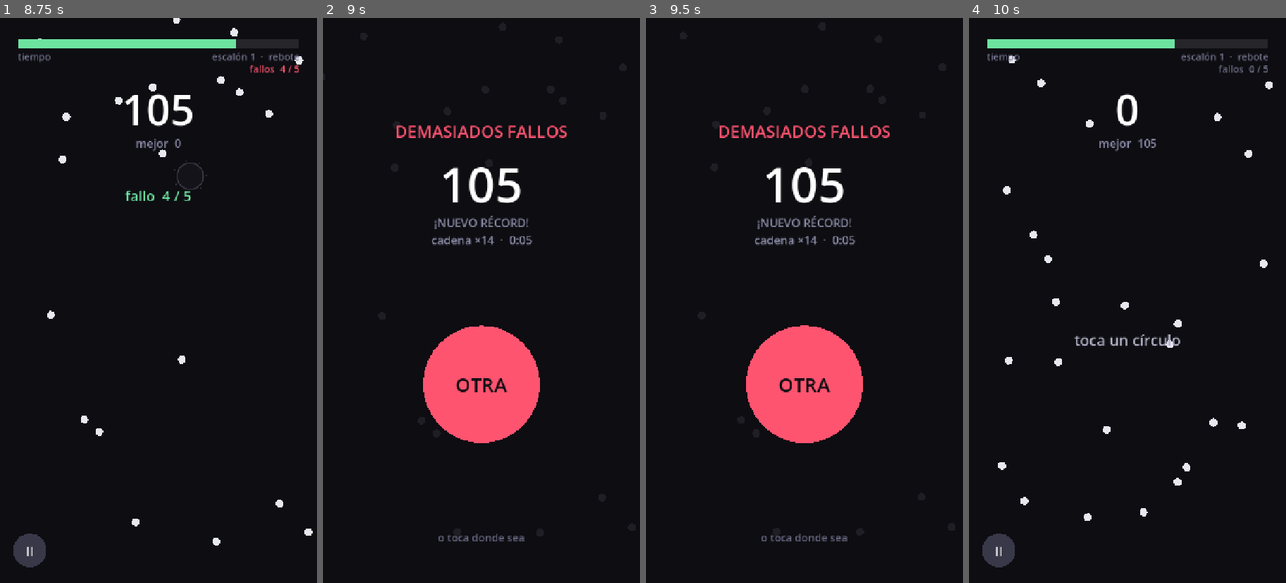
Above: before the commit, frames 1-4 (left to right).
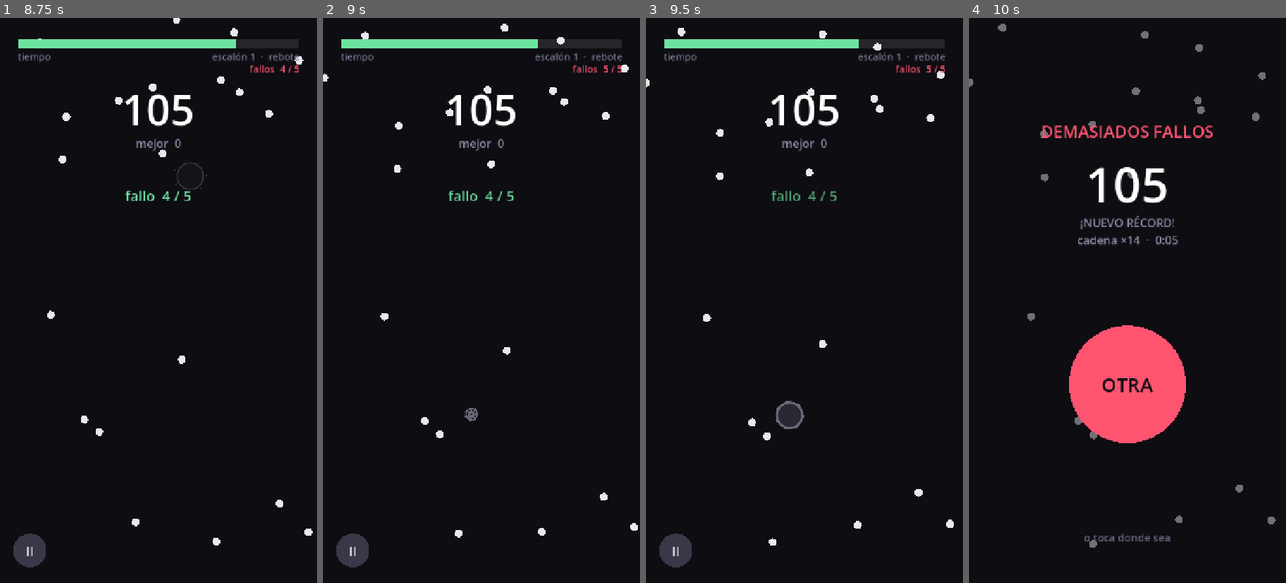
Above: after the commit, the same moments.

Repository: DanyDanny7/yesca
Game: Godot game, scene res://main.tscn
Two runs of this game, one before a commit and one after it. Both use one fixed random seed, a clock stepped at 60 frames per second and the inputs below.
Inputs (mouse positions are in pixels of both pictures, inside the frame that each line leads up to):
- Up to frame 1 (8.75 s): move the mouse to (228, 272) at 0.52 s; click (228, 272) at 0.67 s; move the mouse to (95, 328) at 1.27 s; click (95, 328) at 1.42 s; move the mouse to (190, 176) at 2.02 s; click (190, 176) at 2.17 s; move the mouse to (142, 413) at 2.77 s; click (142, 413) at 2.92 s; move the mouse to (253, 385) at 3.52 s; click (253, 385) at 3.67 s; move the mouse to (63, 215) at 4.27 s; click (63, 215) at 4.42 s; move the mouse to (174, 300) at 5.02 s; click (174, 300) at 5.17 s; move the mouse to (110, 159) at 5.77 s; click (110, 159) at 5.92 s; move the mouse to (228, 272) at 6.52 s; click (228, 272) at 6.67 s; move the mouse to (95, 328) at 7.27 s; click (95, 328) at 7.42 s; move the mouse to (190, 176) at 8.02 s; click (190, 176) at 8.17 s
- Up to frame 2 (9 s): move the mouse to (465, 413) at 8.77 s; click (465, 413) at 8.92 s
- Up to frame 3 (9.5 s): no input
- Up to frame 4 (10 s): move the mouse to (1222, 385) at 9.52 s; click (1222, 385) at 9.67 s

Frame 1 is identical in both runs. In frame 2, 11% of the frame differs, in the area x 0-100%, y 1-98%; in frame 3, 11%; in frame 4, 11%, in the area x 0-97%, y 1-98%.

Commit message:
Tarjeta de objetivo, cámara lenta final, 22 niveles y vibración fuera
Vibración apagada por defecto, y forzada a apagada una vez aunque estuviera
guardada como encendida: no vale dejar encendida una función sospechosa de
tumbar la app solo porque así estaba en la configuración. El interruptor sigue
en la pausa para volver a probarla.

Tarjeta de objetivo antes de cada nivel de campaña, con bioma, número, meta y
pista. El tap que la cierra NO detona: si lo hiciera, el jugador gastaría su
primer toque sin haber mirado el campo. Antes se caía dentro del nivel a
ciegas, y era peor al encadenar niveles tras "SIGUE".

La derrota deja ver el campo: el fondo pasa de 0.92 a 0.55 de opacidad y queda
clavado un anillo donde se falló el toque mortal. El mensaje dice por qué
perdiste, la marca dice dónde.

Cámara lenta de 0.3x durante 0.8s al ganar o perder, antes de la pantalla de
resultado. Es el momento que el jugador quiere entender y a velocidad normal se
lo pierde. La escala de tiempo normal se captura al arrancar en vez de asumir
1.0, o pisaría la del simulador, y el récord se decide al terminar la cámara
lenta porque durante ella la cascada sigue sumando.

La campaña pasa de 8 a 22 niveles en siete biomas ordenados de menos a más
hostil, y se retira el selector de movimiento de la pausa: era un banco de
pruebas y ahora cada regla tiene sus niveles.

Los niveles de vaciar la pantalla se retiran por demasiado duros; Meta.LIMPIAS
sigue implementada para cuando haya un bioma que la haga razonable.

En los niveles de un solo fallo el HUD ponía "fallos 0 / 5", que era mentira.
Ahora pone "sin fallos permitidos".

Co-Authored-By: Claude Opus 5 (1M context) <noreply@anthropic.com>

Diff:
--- a/main.tscn
+++ b/main.tscn
@@ -406,7 +406,7 @@
 anchor_right = 1.0
 anchor_bottom = 1.0
 mouse_filter = 2
-color = Color(0.051, 0.051, 0.071, 0.92)
+color = Color(0.051, 0.051, 0.071, 0.55)
 
 [node name="Title" type="Label" parent="UI/OverScreen"]
 anchor_right = 1.0
@@ -568,77 +568,13 @@
 text = "PAUSA"
 horizontal_alignment = 1
 
-[node name="MovCaption" type="Label" parent="UI/PauseScreen"]
-anchor_right = 1.0
-offset_top = 396.0
-offset_bottom = 430.0
-mouse_filter = 2
-theme_override_colors/font_color = Color(0.5, 0.5, 0.6, 1)
-theme_override_font_sizes/font_size = 24
-text = "movimiento de los círculos"
-horizontal_alignment = 1
-
-[node name="MovPrev" type="Control" parent="UI/PauseScreen"]
-offset_left = 40.0
-offset_top = 440.0
-offset_right = 140.0
-offset_bottom = 540.0
-mouse_filter = 2
-script = ExtResource("2_circle")
-color = Color(0.25, 0.25, 0.32, 1)
-pulse = 0.0
-
-[node name="Text" type="Label" parent="UI/PauseScreen/MovPrev"]
-anchor_right = 1.0
-anchor_bottom = 1.0
-mouse_filter = 2
-theme_override_font_sizes/font_size = 40
-text = "‹"
-horizontal_alignment = 1
-vertical_alignment = 1
-
-[node name="MovNext" type="Control" parent="UI/PauseScreen"]
-anchor_left = 1.0
-anchor_right = 1.0
-offset_left = -140.0
-offset_top = 440.0
-offset_right = -40.0
-offset_bottom = 540.0
-mouse_filter = 2
-script = ExtResource("2_circle")
-color = Color(0.25, 0.25, 0.32, 1)
-pulse = 0.0
-
-[node name="Text" type="Label" parent="UI/PauseScreen/MovNext"]
-anchor_right = 1.0
-anchor_bottom = 1.0
-mouse_filter = 2
-theme_override_font_sizes/font_size = 40
-text = "›"
-horizontal_alignment = 1
-vertical_alignment = 1
-
-[node name="MovNombre" type="Label" parent="UI/PauseScreen"]
-anchor_right = 1.0
-offset_left = 150.0
-offset_top = 452.0
-offset_right = -150.0
-offset_bottom = 528.0
-mouse_filter = 2
-theme_override_colors/font_color = Color(0.427, 0.89, 0.627, 1)
-theme_override_font_sizes/font_size = 38
-text = "rebote"
-horizontal_alignment = 1
-vertical_alignment = 1
-autowrap_mode = 2
-
 [node name="OptSonido" type="Control" parent="UI/PauseScreen"]
 anchor_left = 0.5
 anchor_right = 0.5
 offset_left = -240.0
-offset_top = 550.0
+offset_top = 380.0
 offset_right = -130.0
-offset_bottom = 650.0
+offset_bottom = 480.0
 mouse_filter = 2
 script = ExtResource("2_circle")
 color = Color(0.427, 0.89, 0.627, 1)
@@ -658,9 +594,9 @@
 anchor_left = 0.5
 anchor_right = 0.5
 offset_left = -55.0
-offset_top = 550.0
+offset_top = 380.0
 offset_right = 55.0
-offset_bottom = 650.0
+offset_bottom = 480.0
 mouse_filter = 2
 script = ExtResource("2_circle")
 color = Color(0.427, 0.89, 0.627, 1)
@@ -680,9 +616,9 @@
 anchor_left = 0.5
 anchor_right = 0.5
 offset_left = 130.0
-offset_top = 550.0
+offset_top = 380.0
 offset_right = 240.0
-offset_bottom = 650.0
+offset_bottom = 480.0
 mouse_filter = 2
 script = ExtResource("2_circle")
 color = Color(0.427, 0.89, 0.627, 1)
@@ -814,3 +750,74 @@
 text = "VOLVER"
 horizontal_alignment = 1
 vertical_alignment = 1
+
+[node name="BriefingScreen" type="Control" parent="UI"]
+visible = false
+anchor_right = 1.0
+anchor_bottom = 1.0
+mouse_filter = 2
+
+[node name="Bg" type="ColorRect" parent="UI/BriefingScreen"]
+anchor_right = 1.0
+anchor_bottom = 1.0
+mouse_filter = 2
+color = Color(0.051, 0.051, 0.071, 0.95)
+
+[node name="Bioma" type="Label" parent="UI/BriefingScreen"]
+anchor_right = 1.0
+offset_left = 30.0
+offset_top = 250.0
+offset_right = -30.0
+offset_bottom = 296.0
+mouse_filter = 2
+theme_override_colors/font_color = Color(0.55, 0.55, 0.66, 1)
+theme_override_font_sizes/font_size = 30
+text = "CAMPO ABIERTO"
+horizontal_alignment = 1
+
+[node name="Num" type="Label" parent="UI/BriefingScreen"]
+anchor_right = 1.0
+offset_top = 300.0
+offset_bottom = 396.0
+mouse_filter = 2
+theme_override_font_sizes/font_size = 64
+text = "NIVEL 1"
+horizontal_alignment = 1
+
+[node name="Meta" type="Label" parent="UI/BriefingScreen"]
+anchor_right = 1.0
+offset_left = 45.0
+offset_top = 440.0
+offset_right = -45.0
+offset_bottom = 570.0
+mouse_filter = 2
+theme_override_colors/font_color = Color(0.427, 0.89, 0.627, 1)
+theme_override_font_sizes/font_size = 42
+text = "llega a 60 puntos"
+horizontal_alignment = 1
+vertical_alignment = 1
+autowrap_mode = 2
+
+[node name="Pista" type="Label" parent="UI/BriefingScreen"]
+anchor_right = 1.0
+offset_left = 60.0
+offset_top = 596.0
+offset_right = -60.0
+offset_bottom = 730.0
+mouse_filter = 2
+theme_override_colors/font_color = Color(0.5, 0.5, 0.6, 1)
+theme_override_font_sizes/font_size = 26
+horizontal_alignment = 1
+autowrap_mode = 2
+
+[node name="Toca" type="Label" parent="UI/BriefingScreen"]
+anchor_top = 1.0
+anchor_right = 1.0
+anchor_bottom = 1.0
+offset_top = -230.0
+offset_bottom = -170.0
+mouse_filter = 2
+theme_override_colors/font_color = Color(0.82, 0.82, 0.88, 1)
+theme_override_font_sizes/font_size = 32
+text = "toca para empezar"
+horizontal_alignment = 1
--- a/scripts/main.gd
+++ b/scripts/main.gd
@@ -54,7 +54,9 @@
 @export var hitstop_max: float = 0.10
 @export var sonido: bool = true
 @export var musica: bool = true
-@export var vibracion: bool = true
+## Apagada de momento: es el principal sospechoso de un cierre que solo ocurre
+## en el teléfono. El interruptor sigue en la pausa para poder volver a probarla.
+@export var vibracion: bool = false
 @export var volumen_musica: float = -13.0
 
 @export_group("Pruebas")
@@ -131,8 +133,6 @@
 const ENJAMBRE_SEPARACION := 110.0
 const HUIDA_MARGEN := 120.0
 const HUIDA_FUERZA := 420.0
-## Índice del selector de pausa que devuelve el control al nivel.
-const AUTO_MOV := 7
 
 const SND_POP := preload("res://audio/pop.wav")
 const SND_FALLO := preload("res://audio/fallo.wav")
@@ -151,11 +151,18 @@
 const INSTANTANEA_CADA := 1.0
 ## Cuántas líneas del registro anterior se enseñan.
 const LOG_LINEAS := 34
+## El último movimiento de una partida se ve a cámara lenta.
+##
+## Es el momento que el jugador quiere entender, por qué ganó o por qué murió, y
+## a velocidad normal se lo pierde. Cortar de golpe a la pantalla de resultado le
+## roba justo la información que necesita para volver a intentarlo.
+const SLOWMO_FACTOR := 0.3
+const SLOWMO_DUR := 0.8
 
 ## PAUSA va al FINAL a propósito. Insertar un estado en medio desplaza los
 ## índices y rompe tools/simulacion.gd, que ya se quedó girando en vacío una vez
 ## justo por eso.
-enum State { MENU, SELECT, READY, PLAYING, DEAD, WIN, FINAL, PAUSA, LOG }
+enum State { MENU, SELECT, READY, PLAYING, DEAD, WIN, FINAL, PAUSA, LOG, BRIEFING }
 enum Mode { CAMPANA, SIN_FIN }
 
 @onready var _dots_root: Node2D = $Dots
@@ -174,9 +181,6 @@
 @onready var _pause_screen: Control = $UI/PauseScreen
 @onready var _btn_seguir: CircleButton = $UI/PauseScreen/Seguir
 @onready var _btn_menu: CircleButton = $UI/PauseScreen/Menu
-@onready var _btn_mov_prev: CircleButton = $UI/PauseScreen/MovPrev
-@onready var _btn_mov_next: CircleButton = $UI/PauseScreen/MovNext
-@onready var _mov_nombre: Label = $UI/PauseScreen/MovNombre
 @onready var _opt_sonido: CircleButton = $UI/PauseScreen/OptSonido
 @onready var _opt_musica: CircleButton = $UI/PauseScreen/OptMusica
 @onready var _opt_vibra: CircleButton = $UI/PauseScreen/OptVibra
@@ -188,6 +192,12 @@
 @onready var _btn_sinfin: CircleButton = $UI/MenuScreen/SinFin
 @onready var _menu_best: Label = $UI/MenuScreen/Best
 @onready var _btn_log: CircleButton = $UI/MenuScreen/Log
+
+@onready var _brief_screen: Control = $UI/BriefingScreen
+@onready var _brief_bioma: Label = $UI/BriefingScreen/Bioma
+@onready var _brief_num: Label = $UI/BriefingScreen/Num
+@onready var _brief_meta: Label = $UI/BriefingScreen/Meta
+@onready var _brief_pista: Label = $UI/BriefingScreen/Pista
 
 @onready var _log_screen: Control = $UI/LogScreen
 @onready var _log_estado: Label = $UI/LogScreen/Estado
@@ -271,10 +281,17 @@
 var _n_sonidos: int = 0
 var _n_vibras: int = 0
 var _t_instantanea: float = 0.0
+## Escala de tiempo normal, capturada al arrancar para no pisar la que imponga
+## una herramienta externa como el simulador.
+var _ts_base: float = 1.0
+## Estado al que se irá cuando acabe la cámara lenta, o -1 si no hay final en
+## curso.
+var _final_pendiente: int = -1
+var _slowmo_hasta: int = 0
+## Marca de dónde se perdió, para que quede visible bajo el mensaje.
+var _marca_muerte: Explosion
 ## Estado al que se vuelve al despausar.
 var _antes_de_pausar: State = State.PLAYING
-## Selección del menú de pausa: 0..6 son los modos, AUTO_MOV es "el del nivel".
-var _mov_sel: int = 0
 
 
 func _ready() -> void:
@@ -287,6 +304,7 @@
 		_audio.append(voz)
 	_musica_player = AudioStreamPlayer.new()
 	add_child(_musica_player)
+	_ts_base = Engine.time_scale
 	_diag = Diagnostico.new()
 	_cargar()
 	_diag.evento("opciones sonido=%s musica=%s vibra=%s" % [sonido, musica, vibracion])
@@ -343,7 +361,10 @@
 		_check_stage()
 		_refill_field(delta)
 
-	if _state == State.PLAYING:
+	if _final_pendiente >= 0 and Time.get_ticks_msec() >= _slowmo_hasta:
+		_rematar()
+
+	if _state == State.PLAYING and _final_pendiente < 0:
 		# La victoria se comprueba ANTES que la derrota: si el último eslabón de
 		# una cascada cumple el objetivo justo cuando la barra llega a cero,
 		# ganas. Es lo justo y además es un final memorable.
@@ -370,6 +391,10 @@
 	# Solo se escucha táctil: project.godot tiene emulate_touch_from_mouse, así
 	# que el clic del editor entra por aquí igual que el dedo en el teléfono.
 	if not (event is InputEventScreenTouch and event.pressed):
+		return
+	# Durante la cámara lenta del final no se acepta nada: la partida ya acabó y
+	# un tap suelto solo serviría para confundir.
+	if _final_pendiente >= 0:
 		return
 	var p: Vector2 = event.position
 
@@ -407,15 +432,14 @@
 			_ir_a(State.MENU)
 		State.LOG:
 			_ir_a(State.MENU)
+		State.BRIEFING:
+			# El tap que cierra la tarjeta NO detona: solo arranca la partida.
+			_ir_a(State.READY)
 		State.PAUSA:
 			if _btn_seguir.contiene(p):
 				_ir_a(_antes_de_pausar)
 			elif _btn_menu.contiene(p):
 				_ir_a(State.MENU)
-			elif _btn_mov_prev.contiene(p):
-				_elegir_movimiento(_mov_sel - 1)
-			elif _btn_mov_next.contiene(p):
-				_elegir_movimiento(_mov_sel + 1)
 			elif _opt_sonido.contiene(p):
 				sonido = not sonido
 				_guardar()
@@ -526,8 +550,10 @@
 		_vibrar(45)
 		_fallos += 1
 		if _mode == Mode.CAMPANA and Niveles.exige_limpieza(_nivel):
-			_perder("UN FALLO Y SE ACABÓ")
+			_marcar_muerte(mundo)
+			_perder("FALLASTE EL TOQUE")
 		elif _fallos >= _fallos_permitidos():
+			_marcar_muerte(mundo)
 			_perder("DEMASIADOS FALLOS")
 		else:
 			_flash("fallo  %d / %d" % [_fallos, _fallos_permitidos()])
@@ -785,6 +811,24 @@
 	_explosions.append(e)
 
 
+## Deja clavado en el campo el sitio exacto del toque que costó la partida.
+##
+## El mensaje dice POR QUÉ perdiste; esto dice DÓNDE. Sin ello el jugador lee
+## que falló el toque y se queda sin saber por cuánto.
+func _marcar_muerte(pos: Vector2) -> void:
+	if _marca_muerte and is_instance_valid(_marca_muerte):
+		_marca_muerte.queue_free()
+	var e := Explosion.new()
+	e.position = pos
+	e.max_radius = tap_tolerance
+	e.color = Explosion.COLOR_FALLO
+	e.grow_time = 0.12
+	e.hold_time = 9999.0
+	e.decay_time = 0.3
+	_explosions_root.add_child(e)
+	_marca_muerte = e
+
+
 func _spawn_effect(pos: Vector2) -> void:
 	var e := Explosion.new()
 	e.position = pos
@@ -1010,24 +1054,41 @@
 	_vibrar(160)
 	_shake = shake_max
 	_over_title.text = motivo
-	_congelar()
-	if _mode == Mode.SIN_FIN:
+	_terminar(State.DEAD)
+
+
+## Arranca la cámara lenta y aplaza el cambio de pantalla.
+##
+## El mundo sigue moviéndose mientras tanto, así que la última cascada o el
+## último fallo se ven con calma antes de que aparezca el resultado.
+func _terminar(estado: State) -> void:
+	_final_pendiente = estado
+	_slowmo_hasta = Time.get_ticks_msec() + int(SLOWMO_DUR * 1000.0)
+	Engine.time_scale = _ts_base * SLOWMO_FACTOR
+
+
+func _rematar() -> void:
+	Engine.time_scale = _ts_base
+	var estado := _final_pendiente
+	_final_pendiente = -1
+	# El récord se decide AQUÍ y no al arrancar la cámara lenta: durante ella la
+	# cascada puede seguir sumando puntos, y cuentan.
+	if estado == State.DEAD and _mode == Mode.SIN_FIN:
 		_record_nuevo = _score > _best
 		if _record_nuevo:
 			_best = _score
 			_guardar()
-	_ir_a(State.DEAD)
+	_ir_a(estado)
 
 
 func _ganar() -> void:
 	_diag.evento("VICTORIA nivel=%d pts=%d" % [_nivel + 1, _score])
 	_sonar(SND_CADENA, 1.25)
 	_vibrar(60)
-	_congelar()
 	if _nivel + 1 > _nivel_max:
 		_nivel_max = mini(_nivel + 1, Niveles.total() - 1)
 		_guardar()
-	_ir_a(State.WIN)
+	_terminar(State.WIN)
 
 
 func _empezar_partida() -> void:
@@ -1055,7 +1116,9 @@
 		"campana" if _mode == Mode.CAMPANA else "sinfin",
 		_nivel + 1, NOMBRES_MOV[_movimiento_actual()]])
 	_sonar_musica()
-	_ir_a(State.READY)
+	# En campaña se lee el objetivo antes de empezar. Es lo que faltaba al
+	# encadenar niveles: tras "SIGUE" caías dentro sin saber qué te pedían.
+	_ir_a(State.BRIEFING if _mode == Mode.CAMPANA else State.READY)
 
 
 func _poblar_campo() -> void:
@@ -1068,6 +1131,9 @@
 	for e in _effects:
 		e.queue_free()
 	_effects.clear()
+	if _marca_muerte and is_instance_valid(_marca_muerte):
+		_marca_muerte.queue_free()
+		_marca_muerte = null
 
 	# El campo arranca lleno y repartido; solo las reposiciones entran por los
 	# bordes. Verlo llenarse punto a punto sería una espera muerta al empezar.
@@ -1104,26 +1170,12 @@
 ## con el juego moviéndose detrás se siente despierta y enseña la mecánica antes
 ## de que el jugador toque nada.
 func _mundo_activo() -> bool:
-	return _state == State.MENU or _state == State.SELECT 		or _state == State.READY or _state == State.PLAYING
+	return _state == State.MENU or _state == State.SELECT 		or _state == State.BRIEFING or _state == State.READY 		or _state == State.PLAYING
 
 
 func _pausar() -> void:
 	_antes_de_pausar = _state
-	_mov_sel = movimiento_prueba if forzar_movimiento else AUTO_MOV
 	_ir_a(State.PAUSA)
-
-
-## Cambiar el movimiento desde la pausa se aplica a los círculos que ya están en
-## pantalla, no solo a los que nazcan después: si no, comparar dos reglas exigía
-## esperar a que se renovara el campo entero.
-func _elegir_movimiento(sel: int) -> void:
-	_mov_sel = wrapi(sel, 0, AUTO_MOV + 1)
-	forzar_movimiento = _mov_sel != AUTO_MOV
-	if forzar_movimiento:
-		movimiento_prueba = _mov_sel
-	var modo := _movimiento_actual()
-	for d in _dots:
-		d.modo = modo
 
 
 func _ir_a(s: State) -> void:
@@ -1133,6 +1185,12 @@
 	_over_screen.visible = s == State.DEAD
 	_win_screen.visible = s == State.WIN or s == State.FINAL
 	_pause_screen.visible = s == State.PAUSA
+	_brief_screen.visible = s == State.BRIEFING
+	if s == State.BRIEFING:
+		_brief_bioma.text = str(Niveles.nivel(_nivel)["bioma"]).to_upper()
+		_brief_num.text = "NIVEL %d" % (_nivel + 1)
+		_brief_meta.text = Niveles.describir(_nivel)
+		_brief_pista.text = str(Niveles.nivel(_nivel)["pista"])
 	_log_screen.visible = s == State.LOG
 	if s == State.LOG:
 		_log_estado.text = "la sesión anterior se cerró SOLA" if _diag.hubo_cierre_brusco 			else "la sesión anterior cerró con normalidad"
@@ -1177,7 +1235,14 @@
 	_nivel_max = clampi(int(cfg.get_value("progreso", "nivel_max", 0)), 0, Niveles.total() - 1)
 	sonido = bool(cfg.get_value("opciones", "sonido", true))
 	musica = bool(cfg.get_value("opciones", "musica", true))
-	vibracion = bool(cfg.get_value("opciones", "vibracion", true))
+	# La vibración se fuerza a apagada una vez, aunque el jugador la tuviera
+	# encendida de antes: es sospechosa de tumbar la app y no vale dejarla
+	# encendida solo porque estaba guardada así.
+	if int(cfg.get_value("opciones", "version", 1)) < 2:
+		vibracion = false
+		_guardar()
+	else:
+		vibracion = bool(cfg.get_value("opciones", "vibracion", false))
 
 
 func _guardar() -> void:
@@ -1187,6 +1252,7 @@
 	cfg.set_value("opciones", "sonido", sonido)
 	cfg.set_value("opciones", "musica", musica)
 	cfg.set_value("opciones", "vibracion", vibracion)
+	cfg.set_value("opciones", "version", 2)
 	cfg.save(SAVE_PATH)
 
 
@@ -1197,7 +1263,6 @@
 	_btn_log.color = Color("ff5470") if _diag != null and _diag.hubo_cierre_brusco 		else Color(0.25, 0.25, 0.32)
 
 	if _state == State.PAUSA:
-		_mov_nombre.text = "según el nivel" if _mov_sel == AUTO_MOV else NOMBRES_MOV[_mov_sel]
 		# Apagado = apagado a la vista: el círculo se atenúa. Un interruptor que
 		# no dice en qué estado está no es un interruptor.
 		_opt_sonido.modulate.a = 1.0 if sonido else 0.28
@@ -1236,8 +1301,14 @@
 
 	var s := _stage()
 	_stage_label.text = "escalón %d  ·  %s" % [s, NOMBRES_MOV[_movimiento_actual()]]
-	_fallos_label.text = "fallos  %d / %d" % [_fallos, _fallos_permitidos()]
-	_fallos_label.modulate = Color("ff5470") if _fallos > 0 else Color(0.45, 0.45, 0.55)
+	# En los niveles que se pierden al primer fallo, un contador 0 / 5 sería
+	# mentira: no hay margen que gastar.
+	if _mode == Mode.CAMPANA and Niveles.exige_limpieza(_nivel):
+		_fallos_label.text = "sin fallos permitidos"
+		_fallos_label.modulate = Color("ff5470")
+	else:
+		_fallos_label.text = "fallos  %d / %d" % [_fallos, _fallos_permitidos()]
+		_fallos_label.modulate = Color("ff5470") if _fallos > 0 else Color(0.45, 0.45, 0.55)
 
 	var frac := clampf(_time_left / time_max, 0.0, 1.0)
 	_bar_fill.size = Vector2(_bar_bg.size.x * frac, _bar_bg.size.y)
--- a/scripts/niveles.gd
+++ b/scripts/niveles.gd
@@ -8,10 +8,14 @@
 ## `contexto/00-decisiones.md` de evitar géneros con hambre de contenido —
 ## añadir un nivel cuesta una fila, no una tarde de arte.
 ##
-## La variedad real no sale de subir números, sale de que el OBJETIVO cambie:
-## puntuar, encadenar, limpiar y sobrevivir son cuatro habilidades distintas del
-## mismo mecanismo. Los primeros niveles están ordenados para enseñar una cosa
-## cada uno.
+## La variedad real no sale de subir números, sale de que cambien el OBJETIVO y
+## la REGLA DE MOVIMIENTO. Cada bioma agrupa los niveles que comparten regla, y
+## están ordenados de menos a más hostil: rebote enseña, nieve deja respirar,
+## corriente y enjambre regalan los grupos, billar y panal los deshacen, y
+## estampida se defiende de ti.
+##
+## Meta.LIMPIAS existe y funciona, pero ningún nivel la usa: vaciar la pantalla
+## entera resultó demasiado duro y queda aparcada.
 ##
 ## Cada nivel trae además su regla de movimiento (`mov`), que es lo que
 ## convierte un bioma en algo más que una paleta: cambia cómo se lee el campo y
@@ -26,7 +30,7 @@
 }
 
 const LISTA: Array[Dictionary] = [
-	# --- Campo abierto: el comportamiento base, para enseñar el juego -------
+	# --- Campo abierto: rebote. Aqui se aprende a jugar ---------------------
 	{"bioma": "Campo abierto", "mov": Dot.Movimiento.REBOTE,
 		"meta": Meta.PUNTOS, "valor": 60, "escalon": 0,
 		"pista": "toca un círculo y deja que la onda haga el resto"},
@@ -37,45 +41,74 @@
 		"meta": Meta.PUNTOS, "valor": 250, "escalon": 1,
 		"pista": "cada eslabón vale más que el anterior"},
 	{"bioma": "Campo abierto", "mov": Dot.Movimiento.REBOTE,
-		"meta": Meta.SEGUNDOS, "valor": 45, "escalon": 1,
+		"meta": Meta.CADENA, "valor": 6, "escalon": 1,
+		"pista": "puedes tener varias cadenas a la vez, cada una con su cuenta"},
+
+	# --- Ventisca: nieve. Lento, para respirar antes de apretar -------------
+	{"bioma": "Ventisca", "mov": Dot.Movimiento.NIEVE,
+		"meta": Meta.PUNTOS, "valor": 300, "escalon": 1,
+		"pista": "caen despacio y en vaivén; el campo se renueva por arriba"},
+	{"bioma": "Ventisca", "mov": Dot.Movimiento.NIEVE,
+		"meta": Meta.CADENA, "valor": 7, "escalon": 2,
+		"pista": "la caída los alinea sola: espera a que la columna se junte"},
+	{"bioma": "Ventisca", "mov": Dot.Movimiento.NIEVE,
+		"meta": Meta.SEGUNDOS, "valor": 50, "escalon": 2,
 		"pista": "aquí no puntúas, sobrevives"},
-	{"bioma": "Campo abierto", "mov": Dot.Movimiento.REBOTE,
-		"meta": Meta.CADENA, "valor": 6, "escalon": 2,
-		"pista": "puedes tener varias cadenas a la vez, cada una con su cuenta"},
-	{"bioma": "Campo abierto", "mov": Dot.Movimiento.REBOTE,
-		"meta": Meta.PUNTOS_LIMPIOS, "valor": 300, "escalon": 3,
-		"pista": "un solo fallo y vuelves a empezar"},
-	{"bioma": "Campo abierto", "mov": Dot.Movimiento.REBOTE,
-		"meta": Meta.CADENA, "valor": 9, "escalon": 4,
-		"pista": "con el campo así de rápido, la paciencia es todo"},
-	{"bioma": "Campo abierto", "mov": Dot.Movimiento.REBOTE,
-		"meta": Meta.LIMPIAS, "valor": 1, "escalon": 2,
-		"pista": "el más duro: no puede quedar ni uno"},
 
-	# --- Un movimiento por nivel, para probarlos en juego ------------------
-	#
-	# Todavía NO son biomas: son el catálogo de reglas de desplazamiento, cada
-	# una con el objetivo que mejor la luce. De aquí saldrán los biomas de
-	# verdad, quedándose con las que cambien la forma de jugar y no solo el
-	# aspecto.
-	{"bioma": "Panal", "mov": Dot.Movimiento.ABEJA,
-		"meta": Meta.PUNTOS, "valor": 200, "escalon": 1,
-		"pista": "van a tirones: no basta con mirar dónde están, sino hacia dónde salen"},
-	{"bioma": "Billar", "mov": Dot.Movimiento.CHOQUE,
-		"meta": Meta.CADENA, "valor": 5, "escalon": 1,
-		"pista": "chocan entre ellos, así que los grupos se deshacen solos"},
-	{"bioma": "Ventisca", "mov": Dot.Movimiento.NIEVE,
-		"meta": Meta.PUNTOS, "valor": 250, "escalon": 1,
-		"pista": "caen despacio y en vaivén; el campo se renueva por arriba"},
+	# --- Rio: corriente. Los grupos se forman solos rio abajo ---------------
 	{"bioma": "Río", "mov": Dot.Movimiento.CORRIENTE,
-		"meta": Meta.CADENA, "valor": 6, "escalon": 2,
-		"pista": "todos van en la misma dirección: espera a que la corriente los junte"},
+		"meta": Meta.PUNTOS, "valor": 400, "escalon": 2,
+		"pista": "todos van en la misma dirección: deja que la corriente los junte"},
+	{"bioma": "Río", "mov": Dot.Movimiento.CORRIENTE,
+		"meta": Meta.CADENA, "valor": 8, "escalon": 2,
+		"pista": "el mejor momento es justo antes de que salgan por el borde"},
+	{"bioma": "Río", "mov": Dot.Movimiento.CORRIENTE,
+		"meta": Meta.PUNTOS_LIMPIOS, "valor": 250, "escalon": 2,
+		"pista": "un solo fallo y se acabó; van todos al mismo sitio, no hay excusa"},
+
+	# --- Enjambre: se buscan entre si. El grupo viene servido --------------
 	{"bioma": "Enjambre", "mov": Dot.Movimiento.ENJAMBRE,
 		"meta": Meta.CADENA, "valor": 10, "escalon": 2,
-		"pista": "se buscan solos; aquí lo difícil no es encontrar el grupo sino el momento"},
+		"pista": "se agrupan solos; aquí lo difícil no es encontrarlos sino el instante"},
+	{"bioma": "Enjambre", "mov": Dot.Movimiento.ENJAMBRE,
+		"meta": Meta.PUNTOS, "valor": 600, "escalon": 3,
+		"pista": "el grumo se deshace tras cada onda: hay que dejarlo rehacerse"},
+	{"bioma": "Enjambre", "mov": Dot.Movimiento.ENJAMBRE,
+		"meta": Meta.SEGUNDOS, "valor": 60, "escalon": 3,
+		"pista": "con el grupo tan junto, la tentación de tocar todo el rato te mata"},
+
+	# --- Billar: chocan entre ellos. Nada se queda quieto -------------------
+	{"bioma": "Billar", "mov": Dot.Movimiento.CHOQUE,
+		"meta": Meta.PUNTOS, "valor": 400, "escalon": 2,
+		"pista": "chocan entre ellos, así que los grupos se deshacen solos"},
+	{"bioma": "Billar", "mov": Dot.Movimiento.CHOQUE,
+		"meta": Meta.CADENA, "valor": 7, "escalon": 3,
+		"pista": "apunta a donde van a estar, no a donde están"},
+	{"bioma": "Billar", "mov": Dot.Movimiento.CHOQUE,
+		"meta": Meta.SEGUNDOS, "valor": 55, "escalon": 3,
+		"pista": "un choque puede regalarte la cadena o arruinártela"},
+
+	# --- Panal: abeja. Tirones y giros bruscos, dificil de leer ------------
+	{"bioma": "Panal", "mov": Dot.Movimiento.ABEJA,
+		"meta": Meta.PUNTOS, "valor": 450, "escalon": 3,
+		"pista": "van a tirones: mira hacia dónde salen, no dónde están"},
+	{"bioma": "Panal", "mov": Dot.Movimiento.ABEJA,
+		"meta": Meta.CADENA, "valor": 7, "escalon": 3,
+		"pista": "los grupos duran un instante; hay que tocar en cuanto se forman"},
+	{"bioma": "Panal", "mov": Dot.Movimiento.ABEJA,
+		"meta": Meta.PUNTOS_LIMPIOS, "valor": 300, "escalon": 4,
+		"pista": "un fallo y se acabó, y encima no se están quietos"},
+
+	# --- Estampida: huyen de tus ondas. El bioma que se defiende -----------
 	{"bioma": "Estampida", "mov": Dot.Movimiento.HUIDA,
-		"meta": Meta.CADENA, "valor": 6, "escalon": 2,
+		"meta": Meta.CADENA, "valor": 6, "escalon": 3,
 		"pista": "huyen de tus explosiones: atrapa a los vecinos antes de que escapen"},
+	{"bioma": "Estampida", "mov": Dot.Movimiento.HUIDA,
+		"meta": Meta.PUNTOS, "valor": 500, "escalon": 4,
+		"pista": "cada onda dispersa lo que estabas cazando"},
+	{"bioma": "Estampida", "mov": Dot.Movimiento.HUIDA,
+		"meta": Meta.CADENA, "valor": 9, "escalon": 4,
+		"pista": "el último: solo cae si los pillas antes de que reaccionen"},
 ]
 
 
Not shown, changed: README.md
Not shown, added: contexto/12-ritmo-y-lectura.md
Not shown, changed: contexto/README.md
